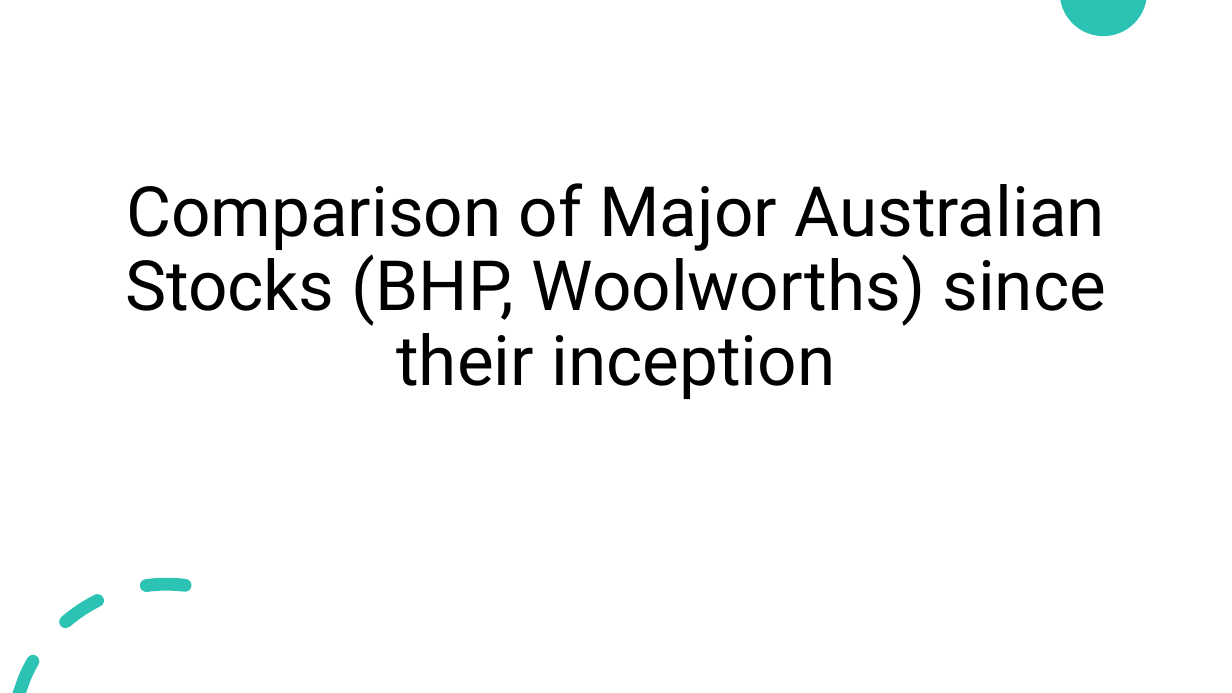
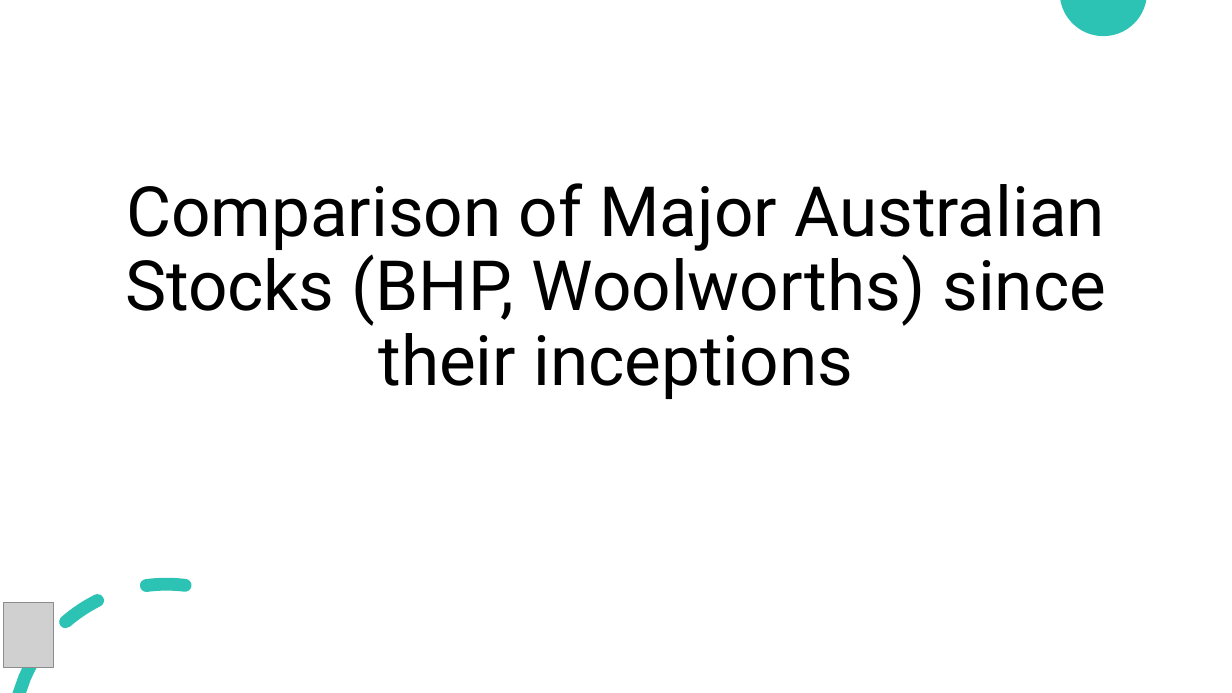
Before and after one commit to bill-leang/stock_price_visualization, a slide deck: slide 7 of slidedecks/Project3_Group1_Combined_SlideDeck.pptx. Drawn at 1232x693 pixels with LibreOffice and Linux fonts; fonts in the diff are those of the drawing; grey boxes stand for pictures. Boxes give left, top, right and bottom in pixels: in the first picture for what was removed or moved away, otherwise in the second. Text is boxed around its words. In the diff, an @@ line names an element or a change of style, - is before the commit and + after.

```diff
--- a/slidedecks/Project3_Group1_Combined_SlideDeck.pptx
+++ b/slidedecks/Project3_Group1_Combined_SlideDeck.pptx
@@ text at (x1=125, y1=183, x2=1106, y2=399): text changed @@
-Comparison of Major Australian Stocks (BHP, Woolworths) since their inception
+Comparison of Major Australian Stocks (BHP, Woolworths) since their inceptions
@@ picture added at (x1=3, y1=603, x2=53, y2=667) @@
```
Also in this commit, not shown: 13 other slides changed.
